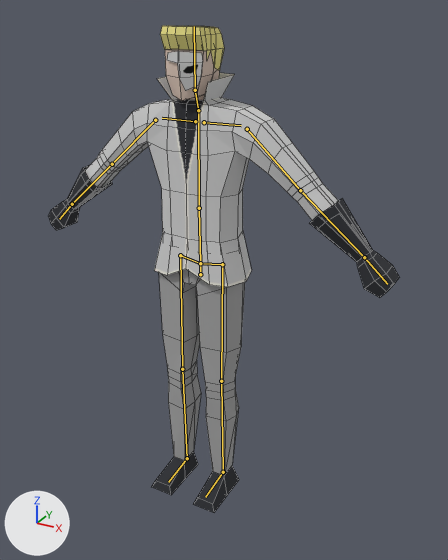
What one commit did to the Blender file meshes/player/characters/Silver/Silver.blend.
Before and after are seen from a 50 mm camera at (0.993, -1.61, 1.665) aimed at (0.071, 0.068, 0.826). Lighting does not change. The marker at lower left points along +X, +Y and +Z. The bones that bend it are drawn over the model as lines. Mesh edges are drawn as thin lines.

Names of what the first picture shows: 'Character', 'Mask', 'hair'.
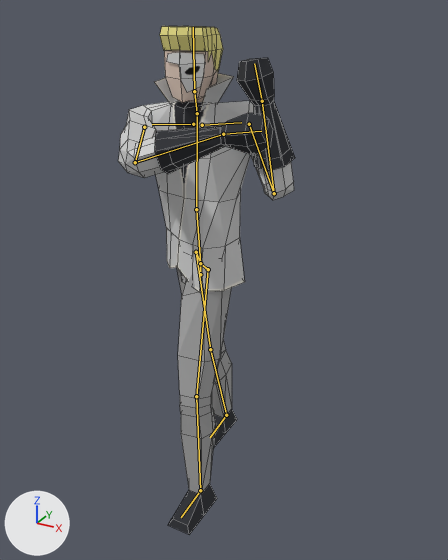
The newer file adds an action. The first version stands in its rest pose; the second is drawn at frame 10 of the action 'weapon_unarmed_strike'.

Pixel boxes (x1, y1, x2, y2) of what changed, in the pictures (448 x 560 px):
'Character', posed (49% narrower): before (49, 49, 399, 513); after (118, 50, 295, 534)
'hair', posed: before (160, 26, 224, 71); after (160, 26, 223, 71)
'Mask', posed (8% wider): before (167, 51, 203, 91); after (166, 52, 205, 92)
bone 'spine', root to tip: before (200, 263) to (199, 208); after (200, 263) to (196, 209)
bone 'spine.001', root to tip: before (199, 208) to (198, 110); after (196, 209) to (197, 113)
bone 'shoulder.L', root to tip: before (204, 122) to (241, 125); after (202, 125) to (241, 122)
bone 'upper_arm.L', root to tip: before (247, 129) to (300, 190); after (249, 124) to (274, 193)
bone 'forearm.L', root to tip: before (300, 190) to (364, 257); after (274, 193) to (262, 101)
bone 'hand.L', root to tip: before (364, 257) to (387, 284); after (262, 101) to (254, 63)
bone 'shoulder.R', root to tip: before (195, 121) to (162, 118); after (193, 124) to (152, 124)
bone 'upper_arm.R', root to tip: before (155, 120) to (112, 164); after (144, 127) to (135, 162)
bone 'forearm.R', root to tip: before (112, 164) to (72, 204); after (135, 162) to (223, 134)
bone 'hand.R', root to tip: before (72, 204) to (59, 219); after (223, 134) to (261, 131)
bone 'neck', root to tip: before (198, 110) to (195, 90); after (197, 113) to (194, 91)
bone 'head', root to tip: before (195, 90) to (194, 26); after (194, 91) to (193, 27)
bone 'thigh.L', root to tip: before (222, 264) to (221, 381); after (208, 269) to (196, 396)
bone 'shin.L', root to tip: before (221, 381) to (223, 472); after (196, 396) to (200, 490)
bone 'thigh.R', root to tip: before (180, 255) to (182, 369); after (196, 252) to (210, 349)
bone 'shin.R', root to tip: before (182, 369) to (187, 458); after (210, 349) to (226, 415)
bone 'foot.R', root to tip: before (187, 458) to (168, 482); after (226, 415) to (210, 437)

The change in detail:
Bone 'hip' (bone_hip) turns from (0, 0, 0) to (0, -45, 0) degrees about its own x, y and z.
Bone 'spine' (bone_spine) turns from (0, 0, 0) to (3, 20, -4) degrees about its own x, y and z.
Bone 'spine.001' (bone_spine_001) turns from (0, 0, 0) to (-2, 25, -1) degrees about its own x, y and z.
Bone 'shoulder.L' (bone_shoulder_l) turns from (0, 0, 0) to (0, -26, 46) degrees about its own x, y and z.
Bone 'upper_arm.L' (bone_upper_arm_l) turns from (0, 0, 0) to (21, 19, -36) degrees about its own x, y and z.
Bone 'forearm.L' (bone_forearm_l) turns from (0, 0, 0) to (133, -27, 8) degrees about its own x, y and z.
Bone 'hand.L' (bone_hand_l) turns from (0, 0, 0) to (5, -12, 0) degrees about its own x, y and z.
Bone 'shoulder.R' (bone_shoulder_r) turns from (0, 0, 0) to (-2, 10, 28) degrees about its own x, y and z.
Bone 'upper_arm.R' (bone_upper_arm_r) turns from (0, 0, 0) to (98, -17, -61) degrees about its own x, y and z.
Bone 'forearm.R' (bone_forearm_r) turns from (0, 0, 0) to (101, 43, 30) degrees about its own x, y and z.
Bone 'hand.R' (bone_hand_r) turns from (0, 0, 0) to (-10, 1, 2) degrees about its own x, y and z.
Bone 'neck' (bone_neck) turns from (0, 0, 0) to (-9, 11, 0) degrees about its own x, y and z.
Bone 'head' (bone_head) turns from (0, 0, 0) to (5, -5, -1) degrees about its own x, y and z.
Bone 'thigh.L' (bone_thigh_l) turns from (0, 0, 0) to (-10, -45, -1) degrees about its own x, y and z.
Bone 'shin.L' (bone_shin_l) turns from (0, 0, 0) to (10, 0, 0) degrees about its own x, y and z.
Bone 'thigh.R' (bone_thigh_r) turns from (0, 0, 0) to (13, -41, 0) degrees about its own x, y and z.
Bone 'shin.R' (bone_shin_r) turns from (0, 0, 0) to (5, 0, 1) degrees about its own x, y and z.
Bone 'foot.R' (bone_foot_r) turns from (0, 0, 0) to (-10, 2, -1) degrees about its own x, y and z.
